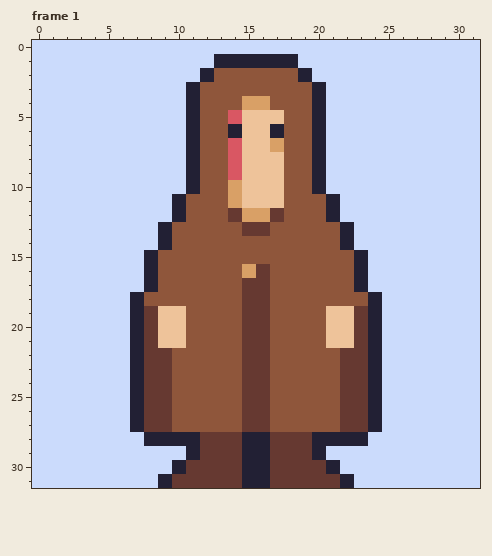
Pixel-art file, stored at Reaper/Content/Art/Player/mage.aseprite. Above is the file before it was changed.
32x32 pixels, 1 frame. Shown: frame 1. The commit also changed other frames, which this record leaves out.
The result:
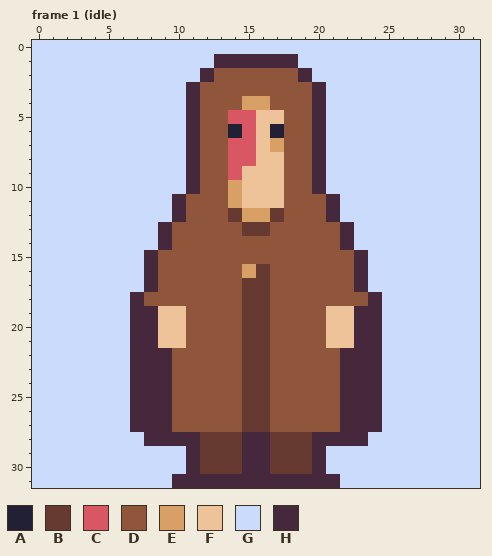
Palette (. is transparent): A #222034  B #663931  C #d95763  D #8f563b  E #d9a066  F #eec39a  G #cbdbfc  H #45283c
From old to new:
--- frame 1 (idle), layer "Layer 1"
@@ x 5..26 @@
  0 GGGGGGGGGGGGGGGGGGGGGG
- 1 GGGGGGGGAAAAAAGGGGGGGG
- 2 GGGGGGGADDDDDDAGGGGGGG
- 3 GGGGGGADDDDDDDDAGGGGGG
- 4 GGGGGGADDDEEDDDAGGGGGG
- 5 GGGGGGADDCFFFDDAGGGGGG
- 6 GGGGGGADDAFFADDAGGGGGG
- 7 GGGGGGADDCFFEDDAGGGGGG
- 8 GGGGGGADDCFFFDDAGGGGGG
- 9 GGGGGGADDCFFFDDAGGGGGG
-10 GGGGGGADDEFFFDDAGGGGGG
-11 GGGGGADDDEFFFDDDAGGGGG
-12 GGGGGADDDBEEBDDDAGGGGG
-13 GGGGADDDDDBBDDDDDAGGGG
-14 GGGGADDDDDDDDDDDDAGGGG
-15 GGGADDDDDDDDDDDDDDAGGG
-16 GGGADDDDDDEBDDDDDDAGGG
-17 GGGADDDDDDBBDDDDDDAGGG
-18 GGADDDDDDDBBDDDDDDDAGG
-19 GGABFFDDDDBBDDDDFFBAGG
-20 GGABFFDDDDBBDDDDFFBAGG
-21 GGABFFDDDDBBDDDDFFBAGG
-22 GGABBDDDDDBBDDDDDBBAGG
-23 GGABBDDDDDBBDDDDDBBAGG
-24 GGABBDDDDDBBDDDDDBBAGG
-25 GGABBDDDDDBBDDDDDBBAGG
-26 GGABBDDDDDBBDDDDDBBAGG
-27 GGABBDDDDDBBDDDDDBBAGG
-28 GGGAAAABBBAABBBAAAAGGG
-29 GGGGGGABBBAABBBAGGGGGG
-30 GGGGGABBBBAABBBBAGGGGG
-31 GGGGABBBBBAABBBBBAGGGG
+ 1 GGGGGGGGHHHHHHGGGGGGGG
+ 2 GGGGGGGHDDDDDDHGGGGGGG
+ 3 GGGGGGHDDDDDDDDHGGGGGG
+ 4 GGGGGGHDDDEEDDDHGGGGGG
+ 5 GGGGGGHDDCCFFDDHGGGGGG
+ 6 GGGGGGHDDACFADDHGGGGGG
+ 7 GGGGGGHDDCCFEDDHGGGGGG
+ 8 GGGGGGHDDCCFFDDHGGGGGG
+ 9 GGGGGGHDDCFFFDDHGGGGGG
+10 GGGGGGHDDEFFFDDHGGGGGG
+11 GGGGGHDDDEFFFDDDHGGGGG
+12 GGGGGHDDDBEEBDDDHGGGGG
+13 GGGGHDDDDDBBDDDDDHGGGG
+14 GGGGHDDDDDDDDDDDDHGGGG
+15 GGGHDDDDDDDDDDDDDDHGGG
+16 GGGHDDDDDDEBDDDDDDHGGG
+17 GGGHDDDDDDBBDDDDDDHGGG
+18 GGHDDDDDDDBBDDDDDDDHGG
+19 GGHHFFDDDDBBDDDDFFHHGG
+20 GGHHFFDDDDBBDDDDFFHHGG
+21 GGHHFFDDDDBBDDDDFFHHGG
+22 GGHHHDDDDDBBDDDDDHHHGG
+23 GGHHHDDDDDBBDDDDDHHHGG
+24 GGHHHDDDDDBBDDDDDHHHGG
+25 GGHHHDDDDDBBDDDDDHHHGG
+26 GGHHHDDDDDBBDDDDDHHHGG
+27 GGHHHDDDDDBBDDDDDHHHGG
+28 GGGHHHHBBBHHBBBHHHHGGG
+29 GGGGGGHBBBHHBBBHGGGGGG
+30 GGGGGGHBBBHHBBBHGGGGGG
+31 GGGGGHHHHHHHHHHHHGGGGG
